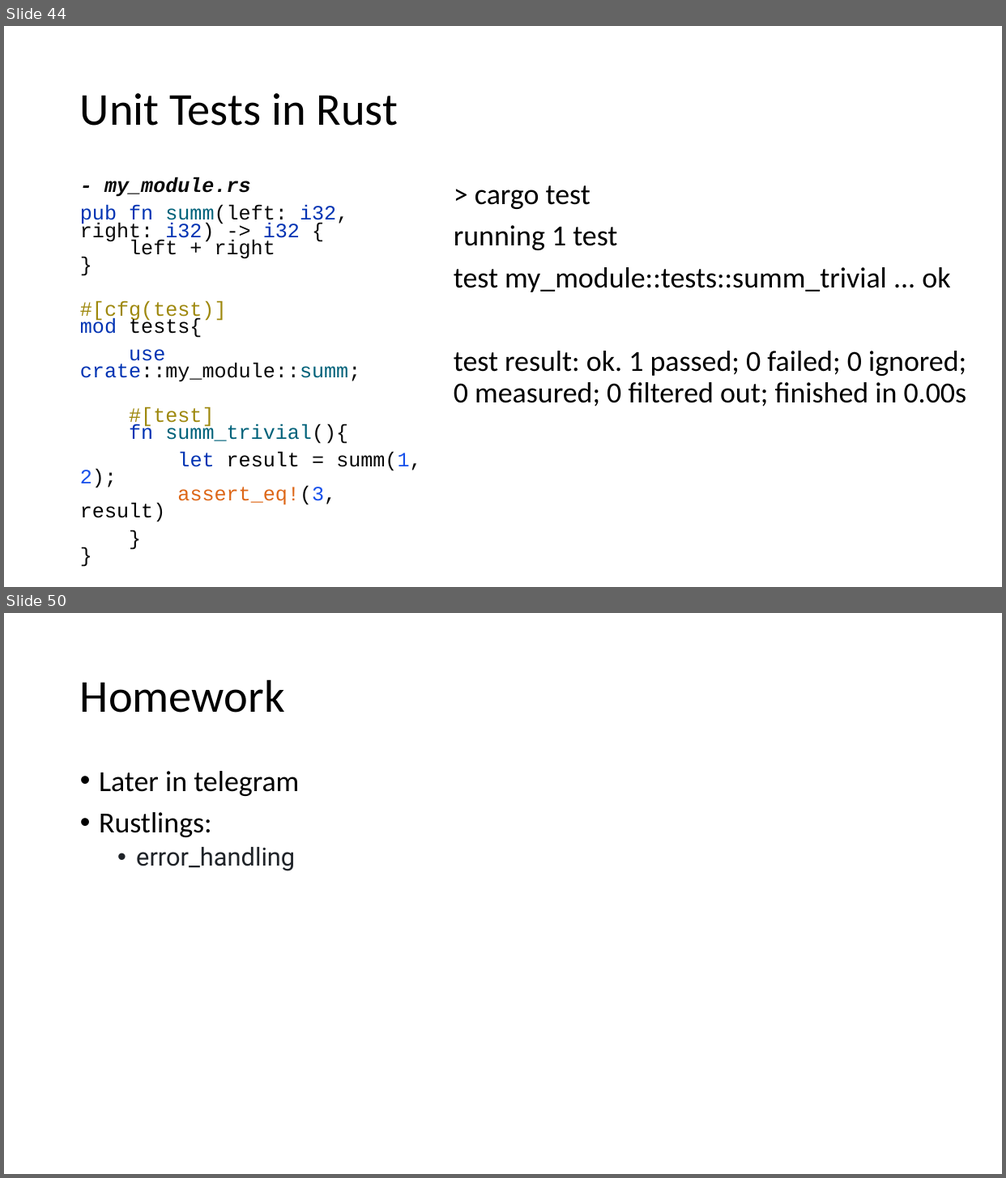
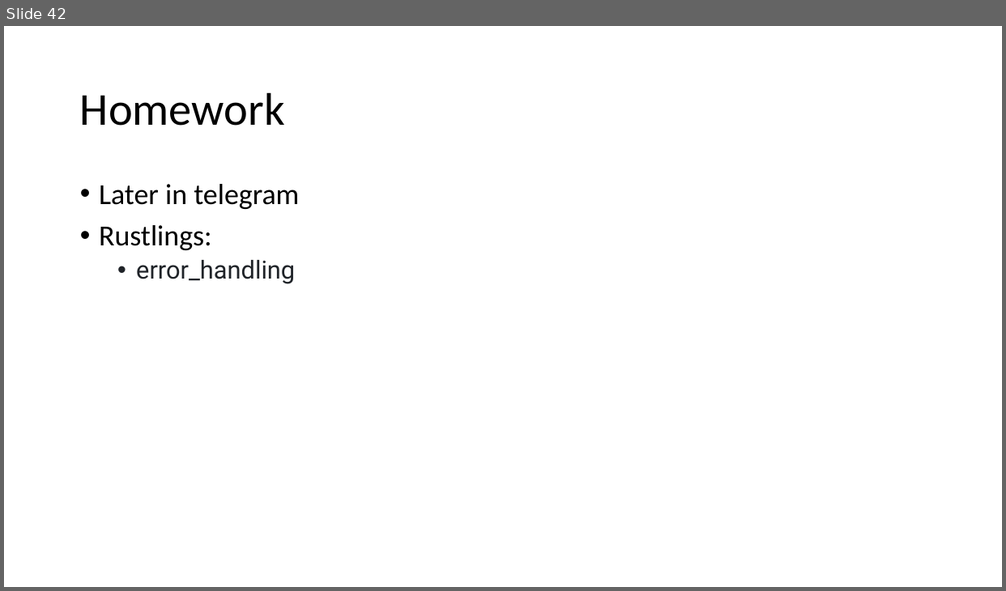
Before and after one commit to kugushev/course-rust-basics, a slide deck: src/10-Advanced/10-Advanced.pptx. Shown one above the other, each under a label of ours: slides 44 and 50 before the commit, slide 42 after it; the slides between them are not shown. The pictures are 1006x1178 and 1006x591 pixels, drawn with LibreOffice and Linux fonts; fonts in the diff are those of the drawing. Boxes give left, top, right and bottom in pixels: in the first picture for what was removed or moved away, otherwise in the second. Text is boxed around its words. In the diff, an @@ line names an element or a change of style, - is before the commit and + after.

```diff
--- a/src/10-Advanced/10-Advanced.pptx
+++ b/src/10-Advanced/10-Advanced.pptx
@@ slide 44 removed at [4, 26, 1002, 587], background #FFFFFF @@
@@ title removed at [80, 93, 398, 126] @@
-Unit Tests in Rust
@@ text removed at [80, 177, 421, 506] @@
-- my_module.rs
-pub fn summ(left: i32, right: i32) -> i32 {
-left + right
-}
-#[cfg(test)]
-mod tests{
-use crate::my_module::summ;
-#[test]
-fn summ_trivial(){
-let result = summ(1, 2);
-assert_eq!(3, result)
-}
-}
@@ text removed at [454, 186, 967, 407] @@
-> cargo test
-running 1 test
-test my_module::tests::summ_trivial ... ok
-test result: ok. 1 passed; 0 failed; 0 ignored; 0 measured; 0 filtered out; finished in 0.00s
@@ what was slide 50 is now slide 42 @@
```
Also in this commit, not shown: 7 other slides removed, 2 other files.
